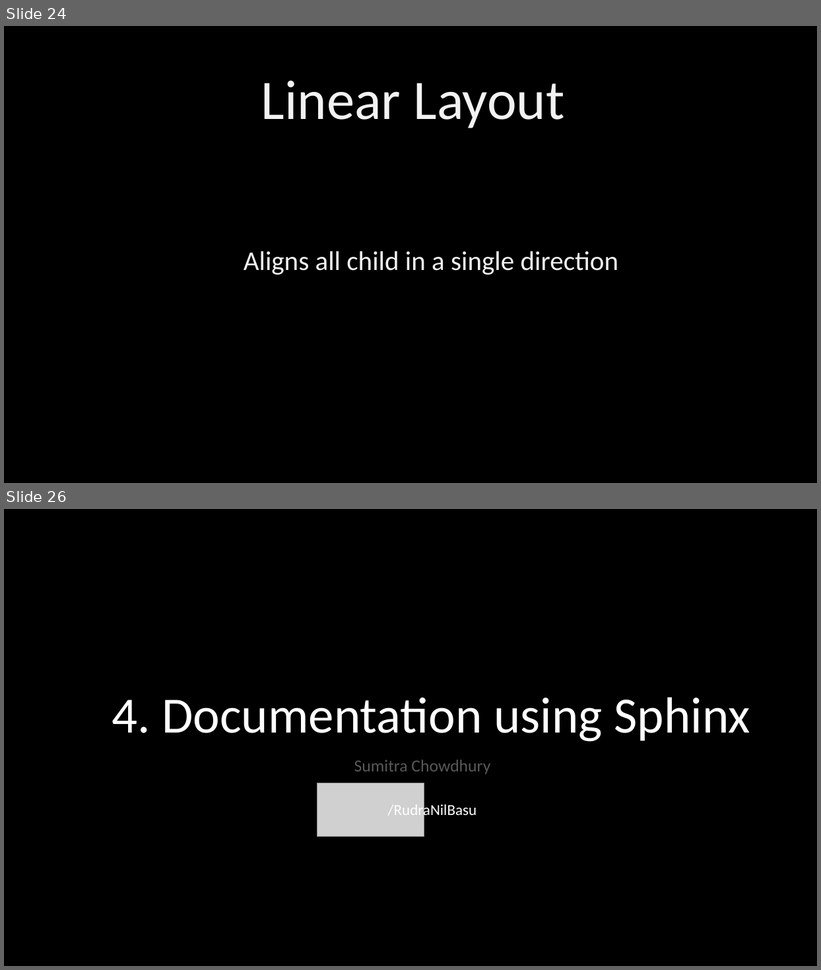
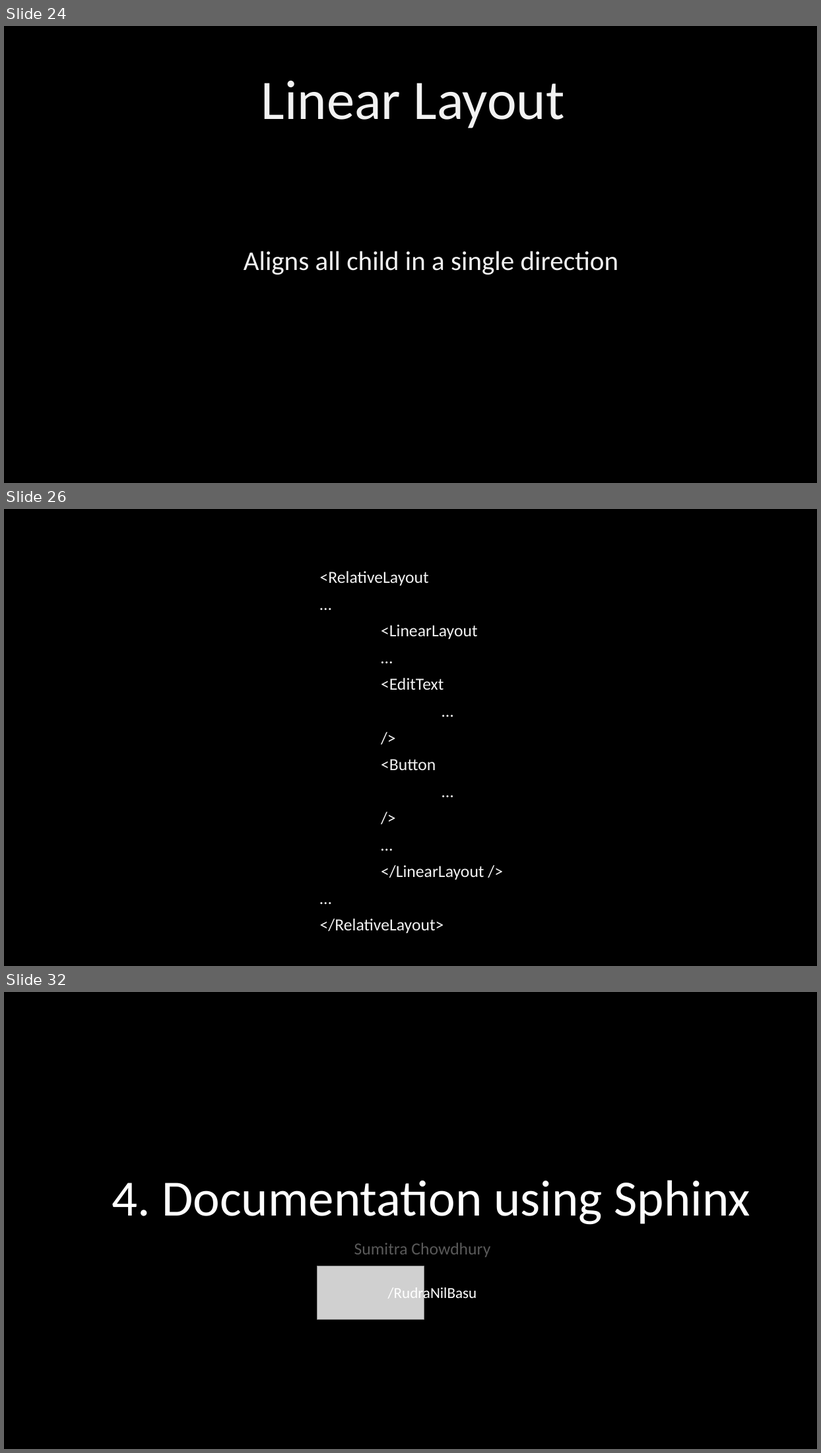
Before and after one commit to PhoenixRRDS/Presentation, a slide deck: The design and development of AIRYL.pptx. Shown one above the other, each under a label of ours: slides 24 and 26 before the commit, slides 24, 26 and 32 after it; the slides between them are not shown. The pictures are 821x970 and 821x1453 pixels, drawn with LibreOffice and Linux fonts; fonts in the diff are those of the drawing; grey boxes stand for pictures. Boxes give left, top, right and bottom in pixels: in the first picture for what was removed or moved away, otherwise in the second. Text is boxed around its words. In the diff, an @@ line names an element or a change of style, - is before the commit and + after.

```diff
--- a/The design and development of AIRYL.pptx
+++ b/The design and development of AIRYL.pptx
@@ slide 26 added at (4,509,817,966), background #000000 @@
@@ text added at (320,571,484,933), 20 pt, text #F2F2F2 @@
+<RelativeLayout
+…
+<LinearLayout
+…
+<EditText
+…
+/>
+<Button
+…
+/>
+…
+</LinearLayout />
+…
+</RelativeLayout>
@@ what was slide 26 is now slide 32 @@
```
Also in this commit, not shown: 1 slide changed, 5 other slides added.
